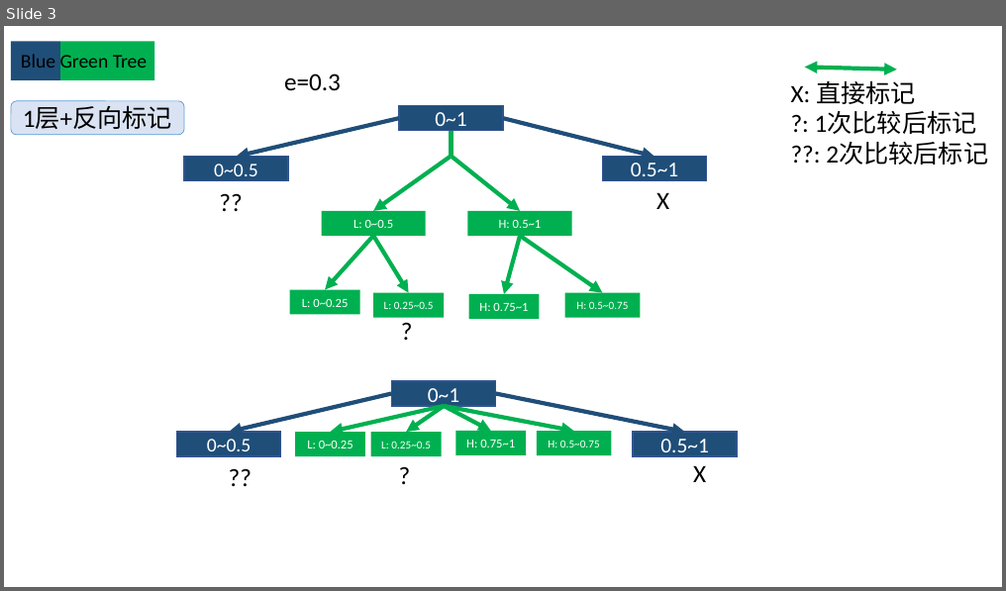
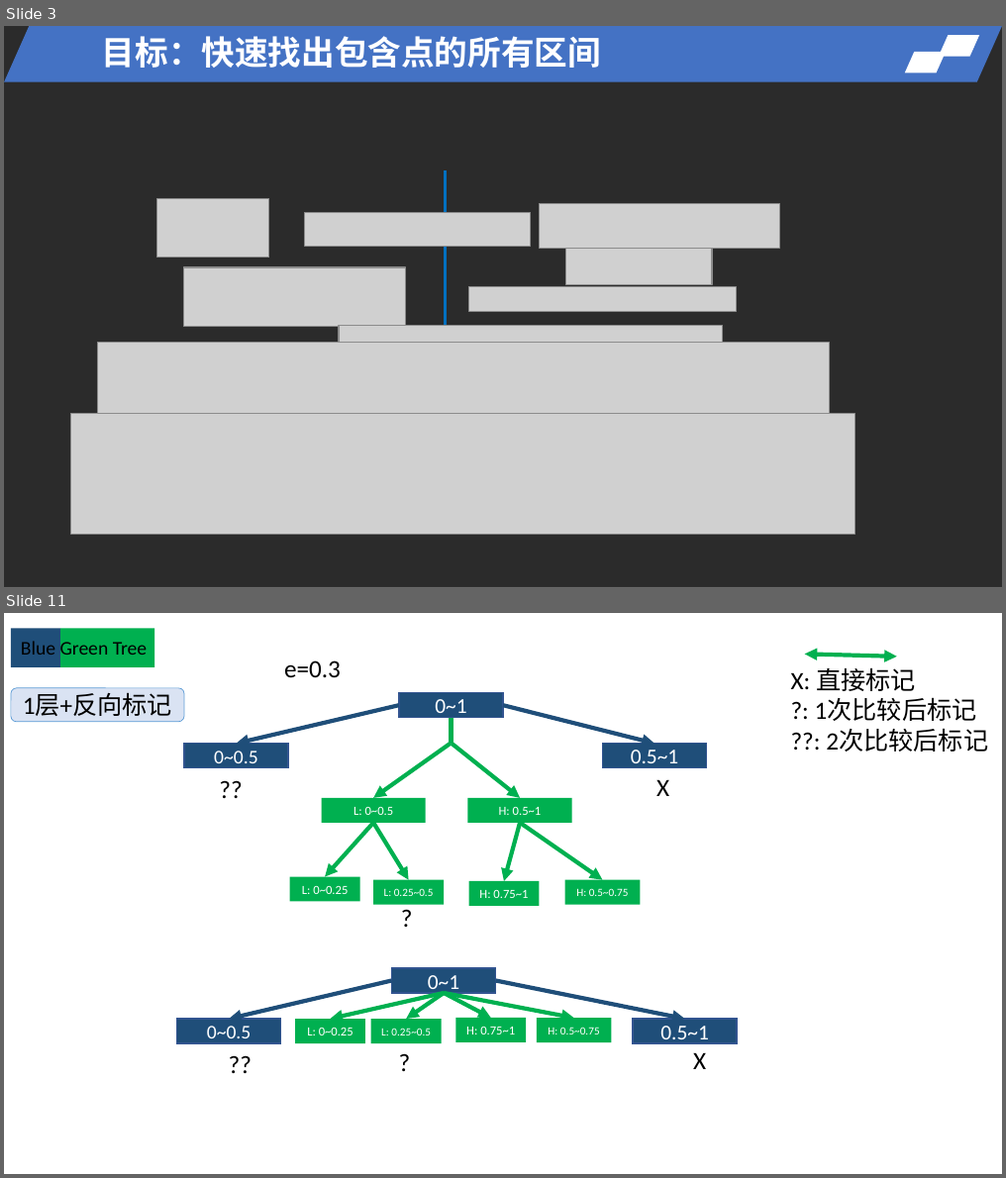
Before and after one commit to shiwanghua/BG-Tree, a slide deck: BlueGreen-Tree.pptx. Shown one above the other, each under a label of ours: slide 3 before the commit, slides 3 and 11 after it; the slides between them are not shown. The pictures are 1006x591 and 1006x1178 pixels, drawn with LibreOffice and Linux fonts; fonts in the diff are those of the drawing; grey boxes stand for pictures; background and template pictures are left out; a plain dark background stands for a picture behind light text. Boxes give left, top, right and bottom in pixels: in the first picture for what was removed or moved away, otherwise in the second. Text is boxed around its words. In the diff, an @@ line names an element or a change of style, - is before the commit and + after.

```diff
--- a/BlueGreen-Tree.pptx
+++ b/BlueGreen-Tree.pptx
@@ slide 3 added at <box>4,26,1002,587</box>, background picture (left out) @@
@@ parallelogram added at <box>4,26,1002,81</box>, fill #4472C4 @@
@@ text added at <box>102,36,601,68</box>, 24 pt, text #FFFFFF, bold @@
+目标：快速找出包含点的所有区间
@@ parallelogram added at <box>906,52,945,72</box>, fill #FFFFFF, outline #FFFFFF 1 pt @@
@@ parallelogram added at <box>939,36,978,56</box>, fill #FFFFFF, outline #FFFFFF 1 pt @@
@@ line added from (446, 171) to (446, 501), #0070C0 2 pt @@
@@ picture added at <box>157,198,269,258</box> @@
@@ picture added at <box>539,203,780,248</box> @@
@@ picture added at <box>304,212,530,246</box> @@
@@ picture added at <box>566,241,712,284</box> @@
@@ picture added at <box>183,268,406,326</box> @@
@@ picture added at <box>469,286,736,311</box> @@
@@ picture added at <box>97,343,829,451</box> @@
@@ picture added at <box>339,325,722,385</box> @@
@@ picture added at <box>71,414,854,535</box> @@
@@ what was slide 3 is now slide 11 @@
```
Also in this commit, not shown: 4 slides changed, 8 other slides added.
